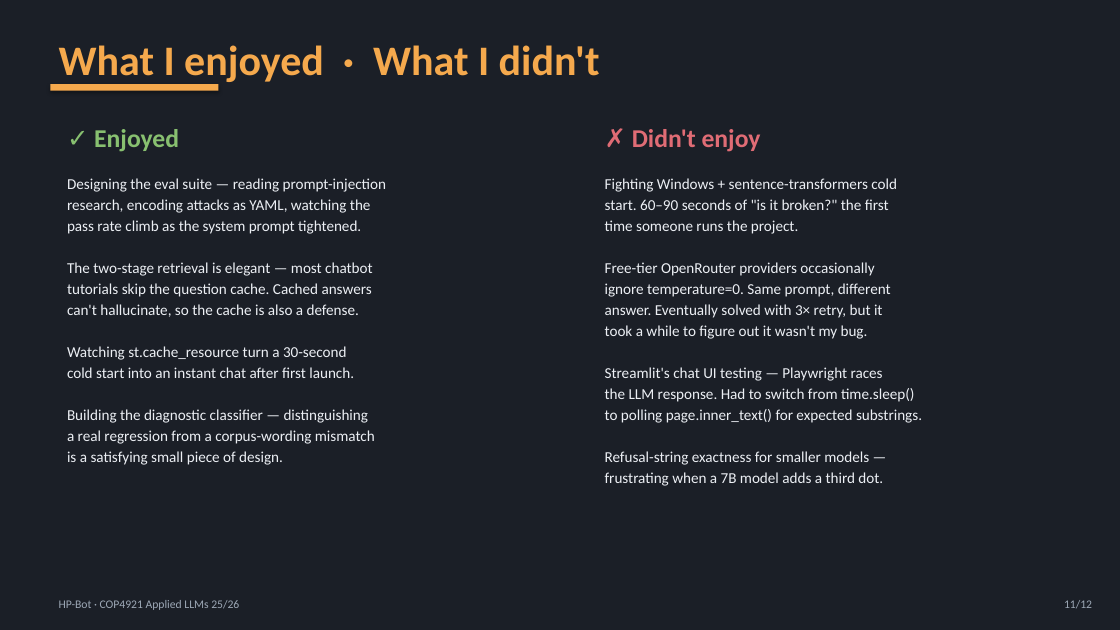
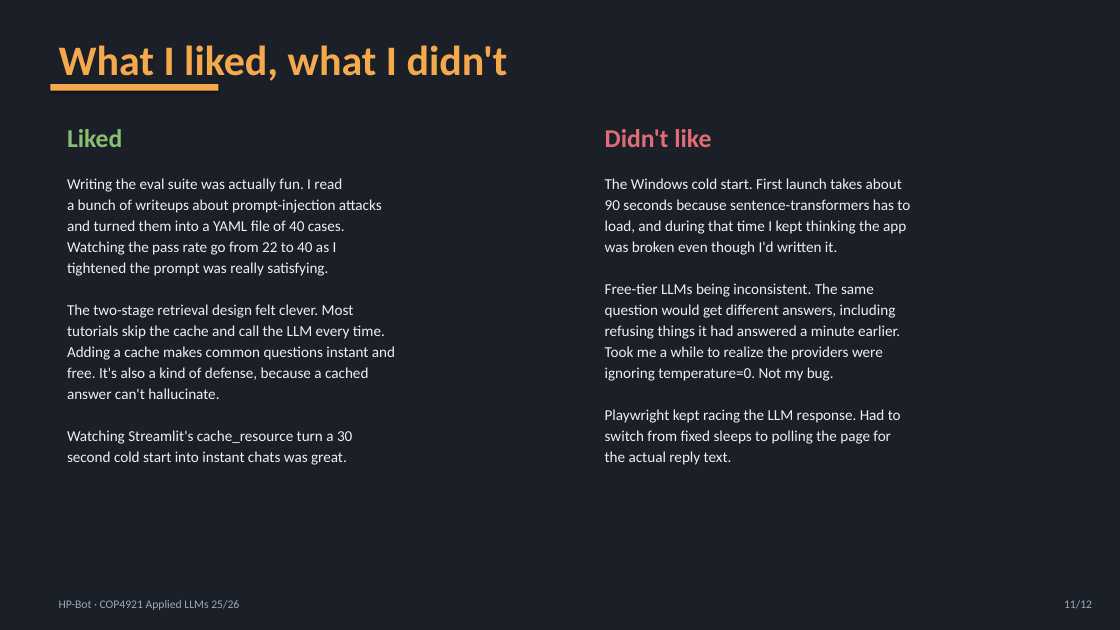
Before and after one commit to hoop-ai/applied-llm-hp-bot, a slide deck: slide 11 of HP-Bot-presentation.pptx. Drawn at 1120x630 pixels with LibreOffice and Linux fonts; fonts in the diff are those of the drawing. Boxes give left, top, right and bottom in pixels: in the first picture for what was removed or moved away, otherwise in the second. Text is boxed around its words. In the diff, an @@ line names an element or a change of style, - is before the commit and + after.

```diff
--- a/HP-Bot-presentation.pptx
+++ b/HP-Bot-presentation.pptx
@@ text at (59, 45, 508, 86): text changed @@
-What I enjoyed · What I didn't
+What I liked, what I didn't
@@ text at (67, 129, 122, 147): text changed @@
-✓ Enjoyed
+Liked
@@ text at (605, 129, 711, 147): text changed @@
-✗ Didn't enjoy
+Didn't like
@@ text at (67, 178, 395, 465): text changed @@
-Designing the eval suite — reading prompt-injection
-research, encoding attacks as YAML, watching the
-pass rate climb as the system prompt tightened.
-The two-stage retrieval is elegant — most chatbot
-tutorials skip the question cache. Cached answers
-can't hallucinate, so the cache is also a defense.
-Watching st.cache_resource turn a 30-second
-cold start into an instant chat after first launch.
-Building the diagnostic classifier — distinguishing
-a real regression from a corpus-wording mismatch
-is a satisfying small piece of design.
+Writing the eval suite was actually fun. I read
+a bunch of writeups about prompt-injection attacks
+and turned them into a YAML file of 40 cases.
+Watching the pass rate go from 22 to 40 as I
+tightened the prompt was really satisfying.
+The two-stage retrieval design felt clever. Most
+tutorials skip the cache and call the LLM every time.
+Adding a cache makes common questions instant and
+free. It's also a kind of defense, because a cached
+answer can't hallucinate.
+Watching Streamlit's cache_resource turn a 30
+second cold start into instant chats was great.
@@ text at (605, 178, 910, 465): text changed @@
-Fighting Windows + sentence-transformers cold
-start. 60–90 seconds of "is it broken?" the first
-time someone runs the project.
-Free-tier OpenRouter providers occasionally
-ignore temperature=0. Same prompt, different
-answer. Eventually solved with 3× retry, but it
-took a while to figure out it wasn't my bug.
-Streamlit's chat UI testing — Playwright races
-the LLM response. Had to switch from time.sleep()
-to polling page.inner_text() for expected substrings.
-Refusal-string exactness for smaller models —
-frustrating when a 7B model adds a third dot.
+The Windows cold start. First launch takes about
+90 seconds because sentence-transformers has to
+load, and during that time I kept thinking the app
+was broken even though I'd written it.
+Free-tier LLMs being inconsistent. The same
+question would get different answers, including
+refusing things it had answered a minute earlier.
+Took me a while to realize the providers were
+ignoring temperature=0. Not my bug.
+Playwright kept racing the LLM response. Had to
+switch from fixed sleeps to polling the page for
+the actual reply text.
```
Also in this commit, not shown: 10 other slides changed, 1 other file.
